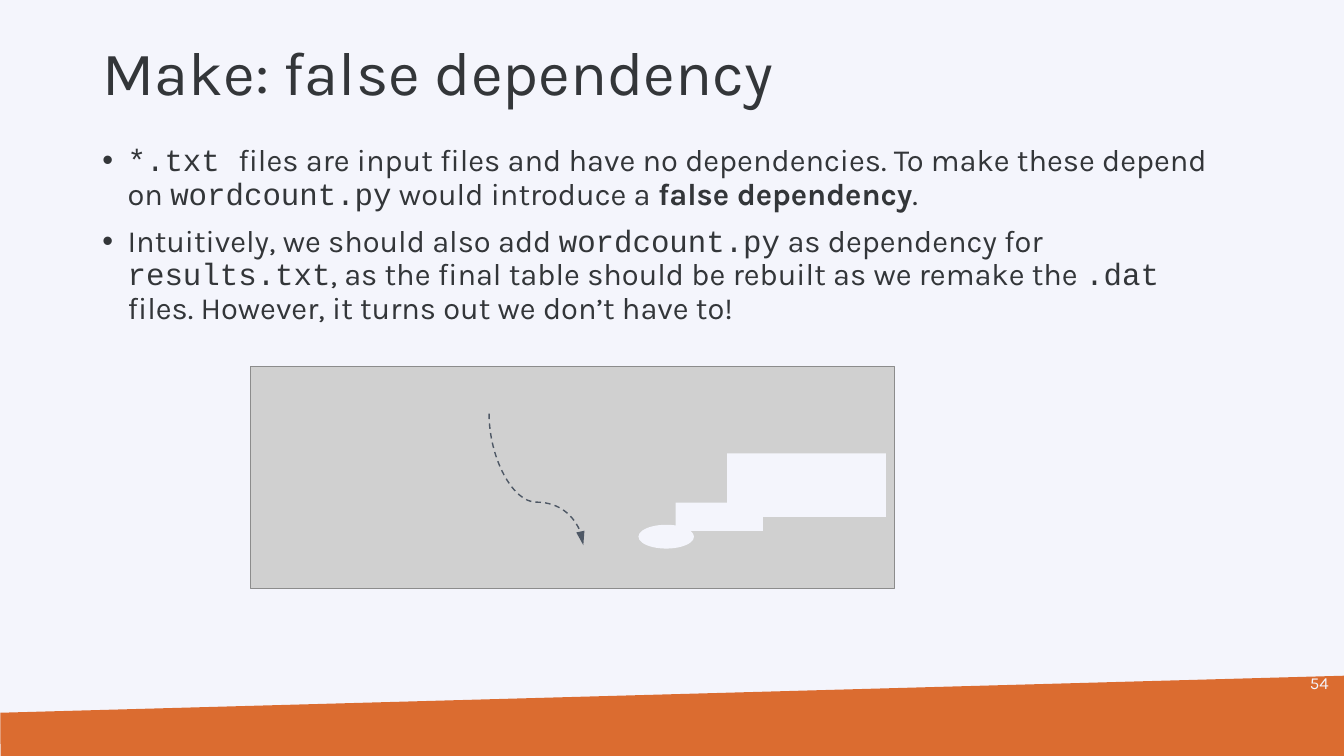
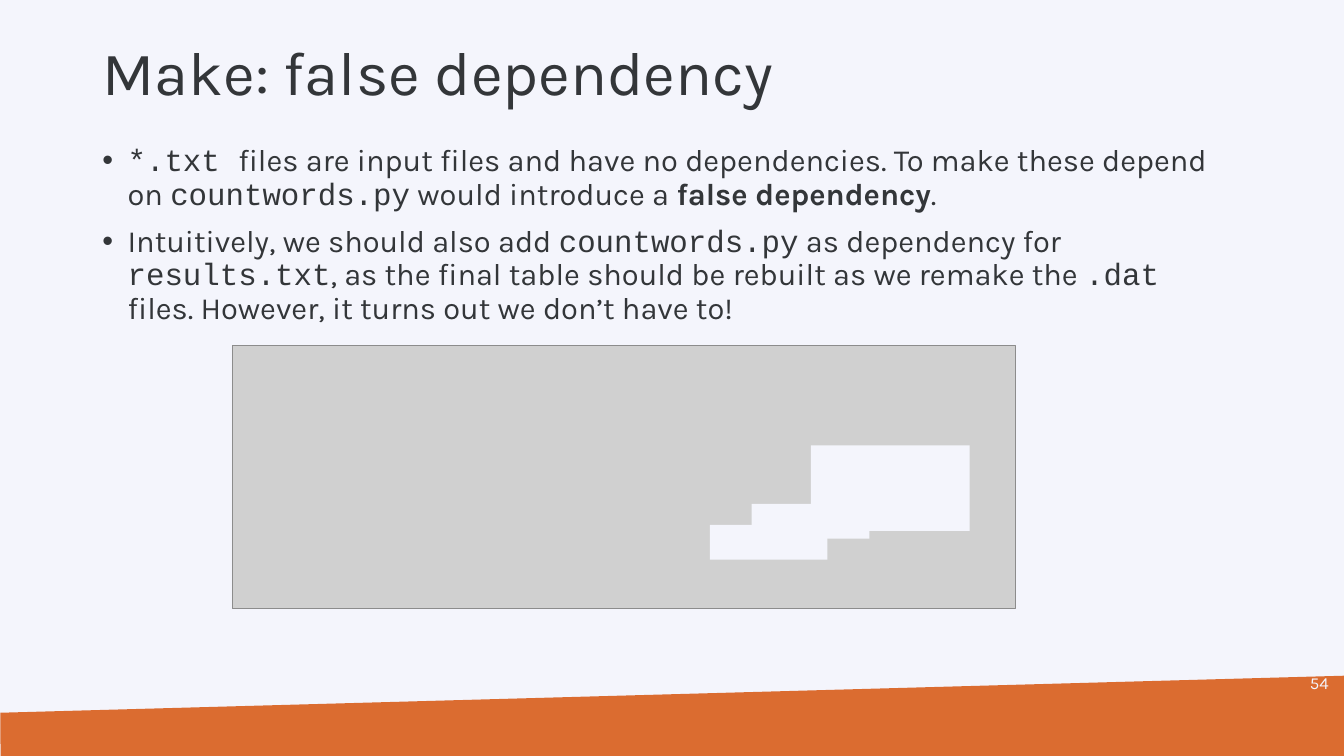
Before and after one commit to hpcleuven/Makefile-intro, a slide deck: slide 54 of Make.pptx. Drawn at 1344x756 pixels with LibreOffice and Linux fonts; fonts in the diff are those of the drawing; grey boxes stand for pictures; background and template pictures are left out. Boxes give left, top, right and bottom in pixels: in the first picture for what was removed or moved away, otherwise in the second. Text is boxed around its words. In the diff, an @@ line names an element or a change of style, - is before the commit and + after.

```diff
--- a/Make.pptx
+++ b/Make.pptx
@@ text at [128,149,1207,322]: text changed @@
-• *.txt files are input files and have no dependencies. To make these depend on wordcount.py would introduce a false dependency.
-• Intuitively, we should also add wordcount.py as dependency for results.txt, as the final table should be rebuilt as we remake the .dat files. However, it turns out we don’t have to!
+• *.txt files are input files and have no dependencies. To make these depend on countwords.py would introduce a false dependency.
+• Intuitively, we should also add countwords.py as dependency for results.txt, as the final table should be rebuilt as we remake the .dat files. However, it turns out we don’t have to!
@@ picture: place and size @@
-picture at [251,366,895,588]
+picture at [232,346,1015,609]
@@ curved arrow removed from (489, 413) to (584, 545) @@
@@ rectangle: place and size @@
-rectangle at [727,454,885,517]
+rectangle at [811,446,969,531]
@@ rectangle added at [752,504,870,539], fill #F4F5FC @@
@@ ellipse removed at [638,525,694,549] @@
@@ rectangle: place and size @@
-rectangle at [676,503,763,531]
+rectangle at [710,525,828,561]
```
Also in this commit, not shown: 58 other slides changed, 1 other file.
